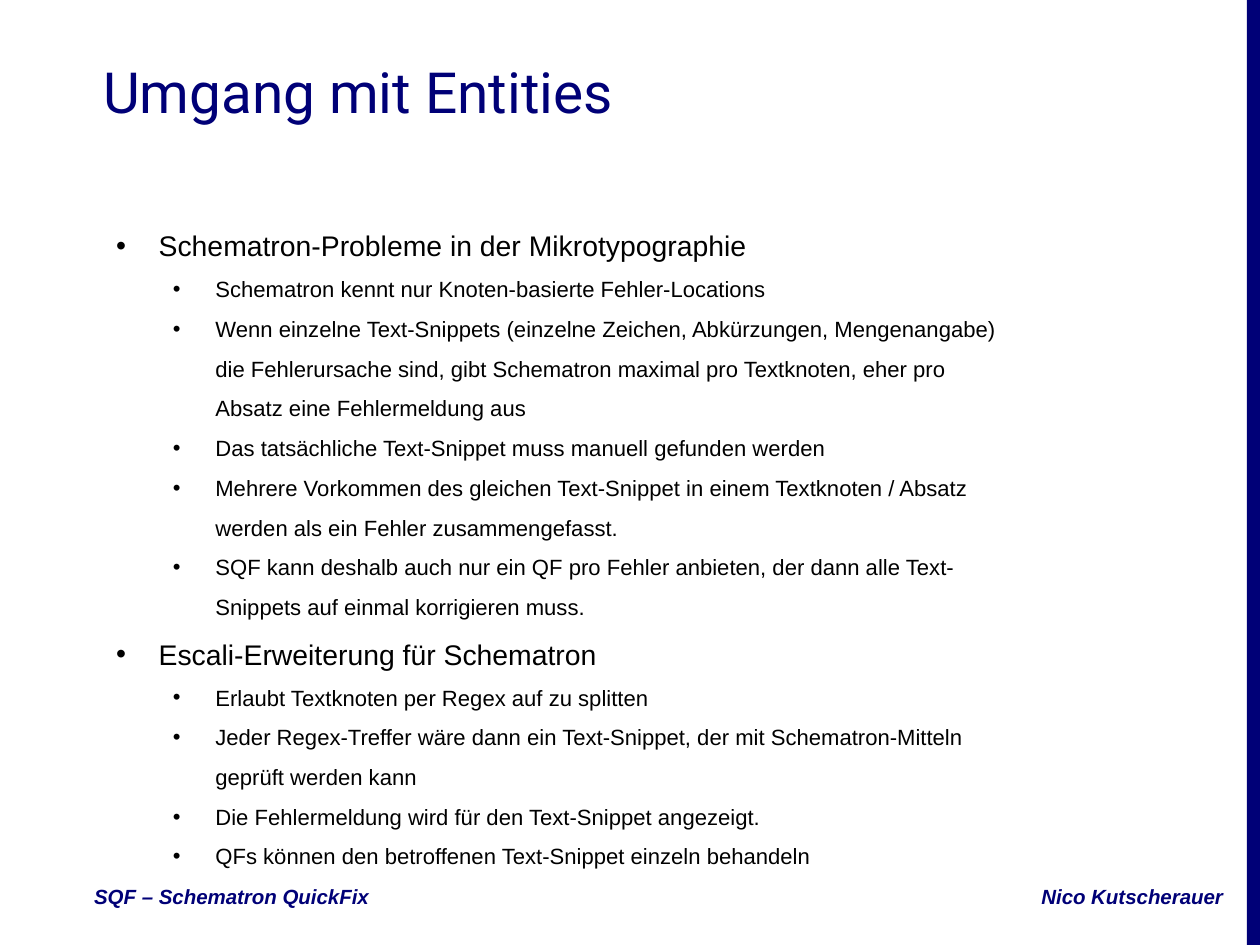
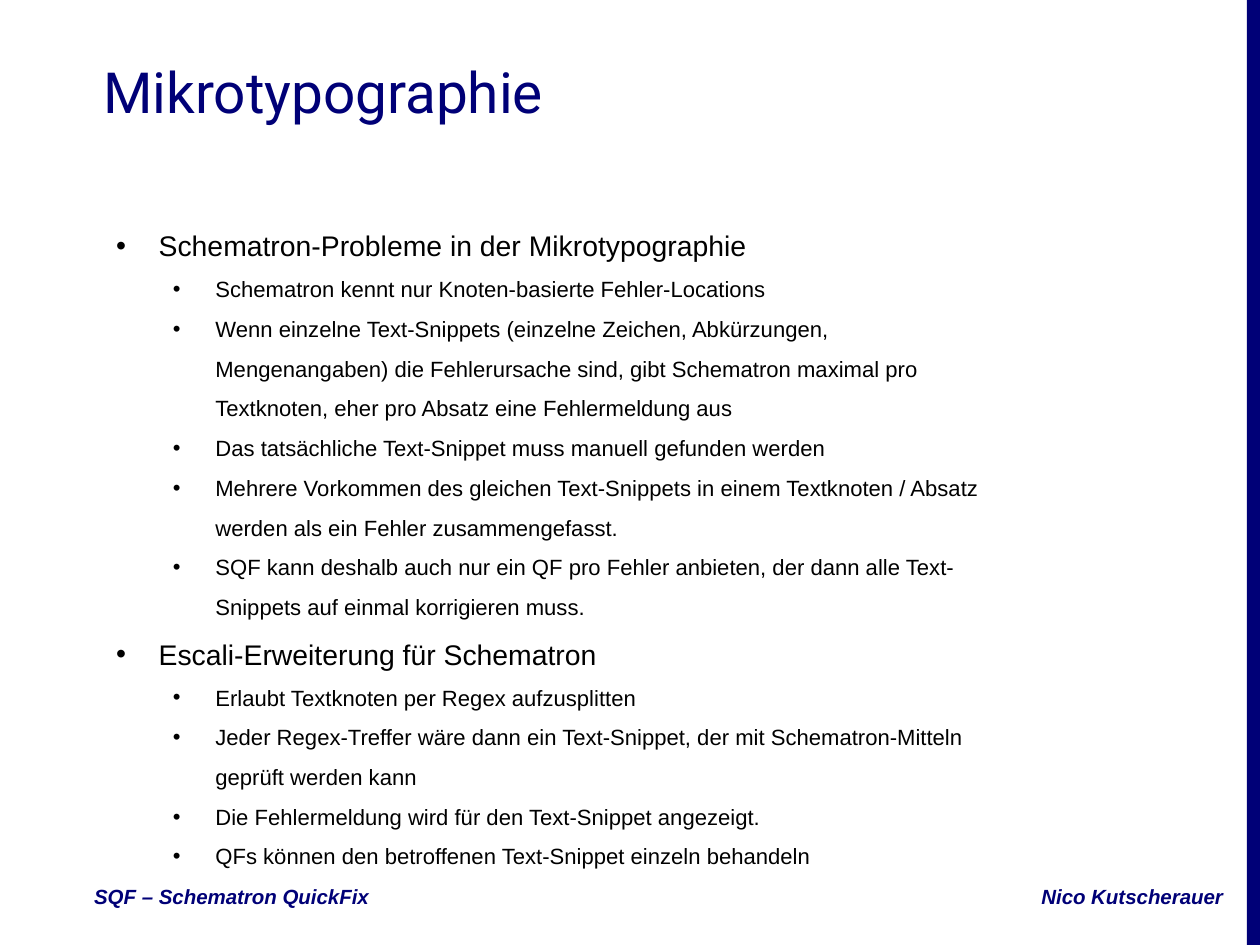
Before and after one commit to nkutsche/SchematronQuickFix-2017-11-17, a slide deck: slide 12 of SQF-Escali.pptx. Drawn at 1260x945 pixels with LibreOffice and Linux fonts; fonts in the diff are those of the drawing; background and template pictures are left out. Boxes give left, top, right and bottom in pixels: in the first picture for what was removed or moved away, otherwise in the second. Text is boxed around its words. In the diff, an @@ line names an element or a change of style, - is before the commit and + after.

```diff
--- a/SQF-Escali.pptx
+++ b/SQF-Escali.pptx
@@ title at bbox=[103, 70, 543, 125]: text changed @@
-Umgang mit Entities
+Mikrotypographie
@@ subtitle at bbox=[215, 321, 917, 421]: text changed @@
-  • Wenn einzelne Text-Snippets (einzelne Zeichen, Abkürzungen, Mengenangabe) die Fehlerursache sind, gibt Schematron maximal pro Textknoten, eher pro Absatz eine Fehlermeldung aus
+  • Wenn einzelne Text-Snippets (einzelne Zeichen, Abkürzungen, Mengenangaben) die Fehlerursache sind, gibt Schematron maximal pro Textknoten, eher pro Absatz eine Fehlermeldung aus
@@ subtitle at bbox=[215, 480, 977, 541]: text changed @@
-  • Mehrere Vorkommen des gleichen Text-Snippet in einem Textknoten / Absatz werden als ein Fehler zusammengefasst.
+  • Mehrere Vorkommen des gleichen Text-Snippets in einem Textknoten / Absatz werden als ein Fehler zusammengefasst.
@@ subtitle at bbox=[215, 690, 636, 711]: spaces changed @@
-  • Erlaubt Textknoten per Regex auf zu splitten
+  • Erlaubt Textknoten per Regex aufzusplitten
```
Also in this commit, not shown: 14 other slides changed, 2 other files.
